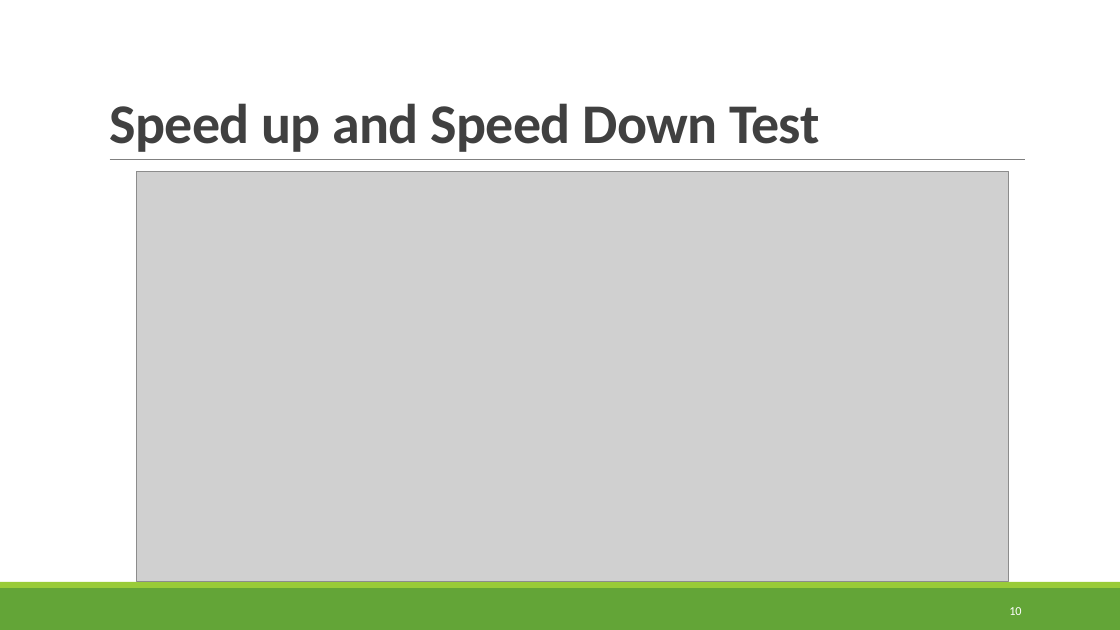
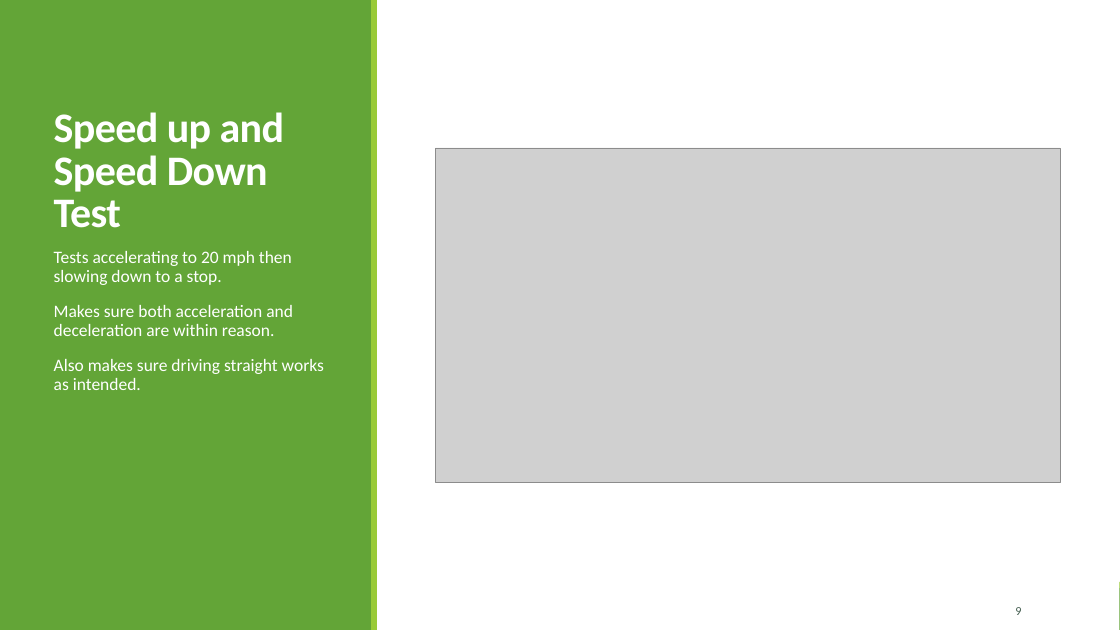
Before and after one commit to TytanRock/ECE-5734-Project, a slide deck: slide 9 of Project Progress Presentaion.pptx (slide 10 before the commit). Drawn at 1120x630 pixels with LibreOffice and Linux fonts; fonts in the diff are those of the drawing; grey boxes stand for pictures. Boxes give left, top, right and bottom in pixels: in the first picture for what was removed or moved away, otherwise in the second. Text is boxed around its words. In the diff, an @@ line names an element or a change of style, - is before the commit and + after.

```diff
--- a/Project Progress Presentaion.pptx
+++ b/Project Progress Presentaion.pptx
@@ rectangle added at (0, 0, 1120, 630), fill #FFFFFF @@
@@ rectangle added at (0, 0, 372, 630), fill #63A537 @@
@@ rectangle added at (371, 0, 377, 630), fill #99CB38 @@
@@ title "Speed up and Speed Down ...": place and size @@
-title "Speed up and Speed Down ..." at (109, 103, 819, 152)
+title "Speed up and Speed Down ..." at (54, 112, 285, 228)
@@ title "Speed up and Speed Down ..." at (54, 112, 285, 228): size 48 to 36 pt, text colour #404040 to #FFFFFF @@
@@ picture added at (436, 148, 1060, 482) @@
@@ line removed from (110, 160) to (1026, 160) @@
@@ picture removed at (137, 171, 1009, 581) @@
@@ text added at (54, 251, 324, 390), 15 pt, text #FFFFFF @@
+  Tests accelerating to 20 mph then slowing down to a stop.
+  Makes sure both acceleration and deceleration are within reason.
+  Also makes sure driving straight works as intended.
@@ page number at (1015, 607, 1021, 615): text changed; text colour #FFFFFF to #455F51 @@
-10
+9
```
Also in this commit, not shown: 6 other slides changed, 2 slides added, 3 slides removed, 7 other files.
